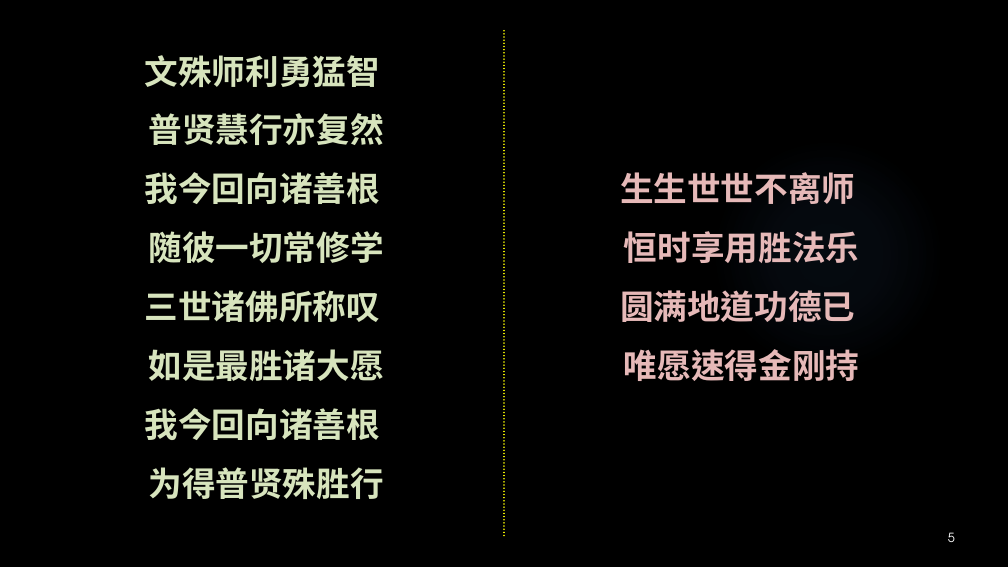
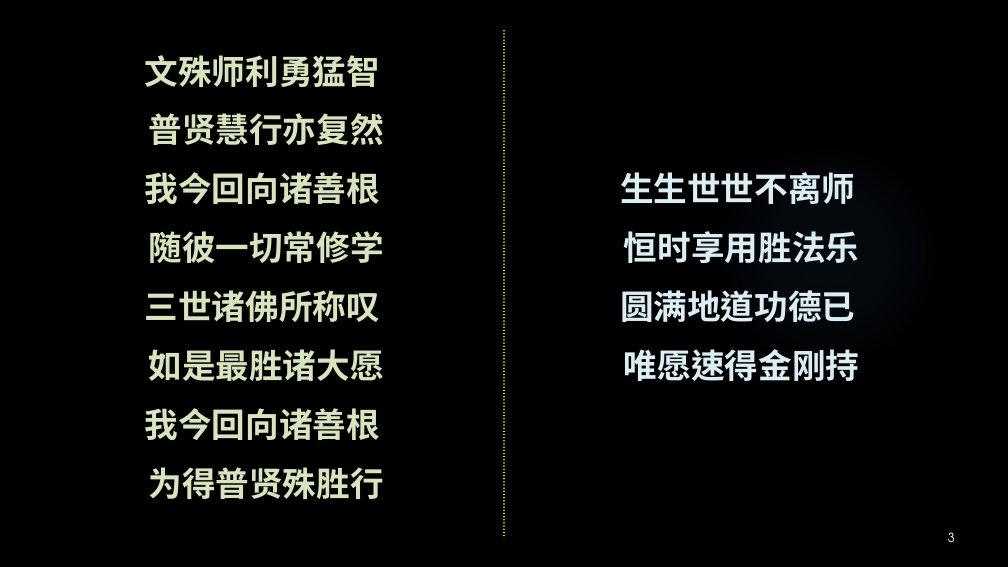
Before and after one commit to zuokun2013/hdv, a slide deck: slide 3 of other/回向2021.pptx (slide 5 before the commit). Drawn at 1008x567 pixels with LibreOffice and Linux fonts; fonts in the diff are those of the drawing; background and template pictures are left out. Boxes give left, top, right and bottom in pixels: in the first picture for what was removed or moved away, otherwise in the second. Text is boxed around its words. In the diff, an @@ line names an element or a change of style, - is before the commit and + after.

```diff
--- a/other/回向2021.pptx
+++ b/other/回向2021.pptx
@@ text "生生世世不离师" at bbox=[620, 172, 859, 381]: text colour #E6B9B8 to #DBEEF4 @@
@@ page number at bbox=[948, 532, 955, 542]: text changed @@
-5
+3
```
Also in this commit, not shown: 6 other slides changed, 5 slides removed, 10 other files.
